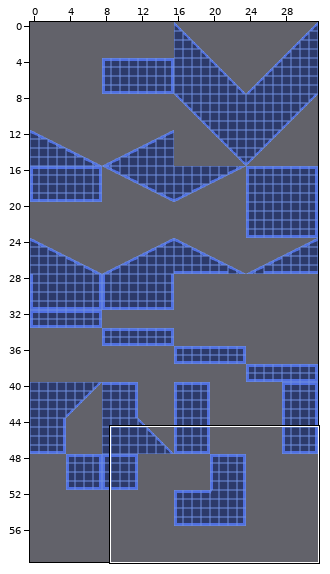
Tiled map: assets/levels/R0/tilemap128.tmx. Above: a wide view before the commit, with the close-up outlined.
Close-up. First the earlier version:
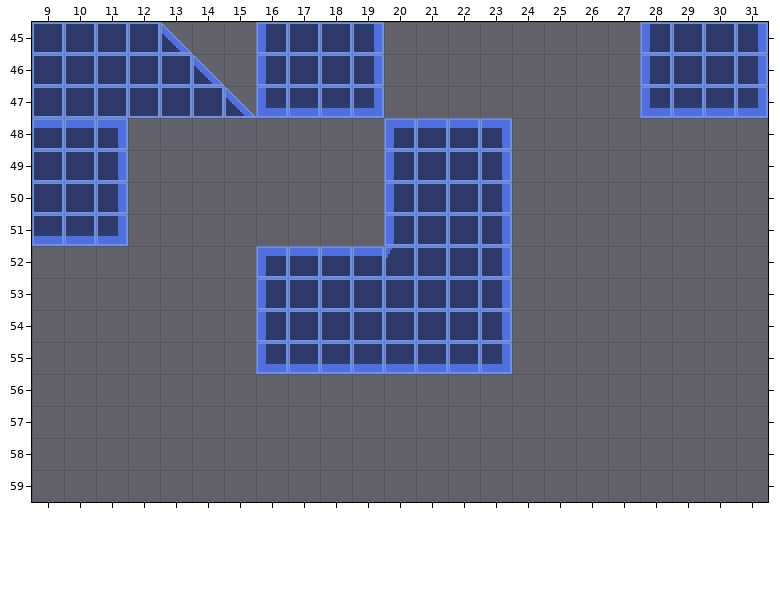
Cells are 16x16 px. Shown: x 9..31, y 45..59.
New version:
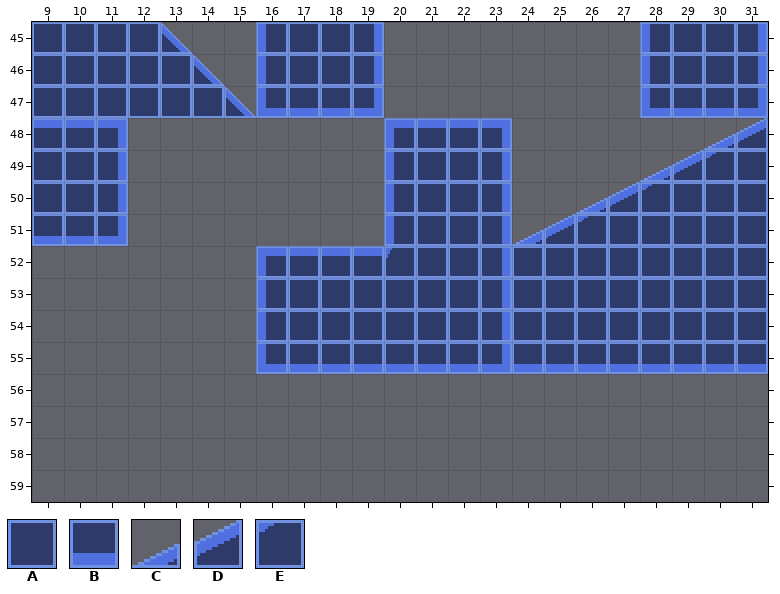
Key: from "16x16": A 10, B 18, C 26, D 27, E 112.
_ is an empty cell, . an unchanged one.
The exact change:
--- layer "Camada de Blocos 1"
@@ x 24..31 @@
-48 ......__
-49 ....____
-50 ..______
-51 ________
-52 ________
-53 ________
-54 ________
-55 ________
+48 ......CD
+49 ....CDEA
+50 ..CDEAAA
+51 CDEAAAAA
+52 AAAAAAAA
+53 AAAAAAAA
+54 AAAAAAAA
+55 BBBBBBBB
Boxes around the changes in both close-ups, in picture pixels (x1, y1, x2, y2):
added: (512, 118, 768, 374)
